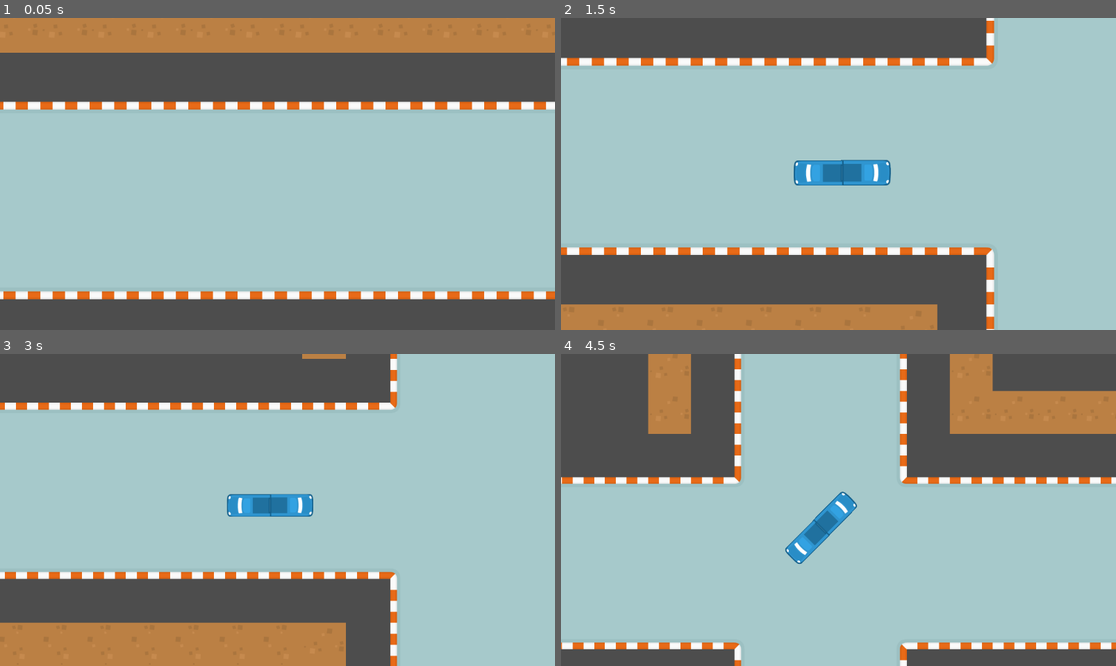
Above: before the commit, frames 1-4 (two rows, left to right).
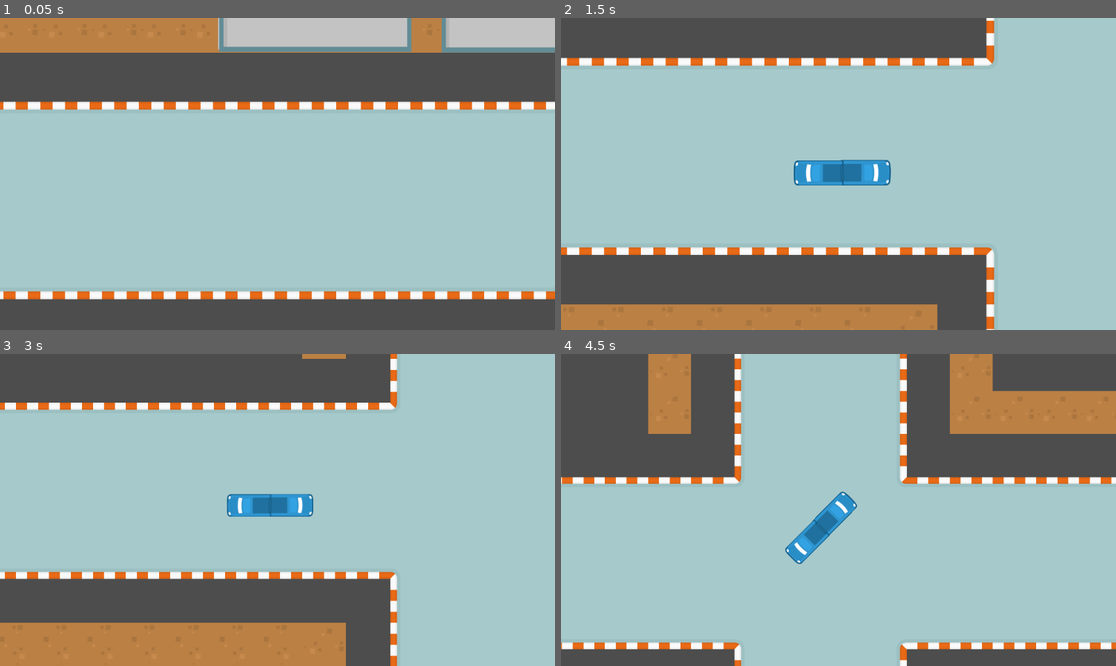
Above: after the commit, the same moments.

Repository: mgardne8/LoopDriver
Game: Godot game, scene res://Assets/Scenes/city_level.tscn
Two runs of this game, one before a commit and one after it. Both use one fixed random seed, a clock stepped at 60 frames per second and the inputs below.
Inputs:
- Up to frame 1 (0.05 s): no input
- Up to frame 2 (1.5 s): hold D (steer_right) 0.53-1.28 s; tap Q (shake) at 0.6, 1.35 s; hold Space (handbrake) from 1.28 s (still down)
- Up to frame 3 (3 s): release Space (handbrake) at 2.03 s; hold D (steer_right) 2.03-2.78 s; tap Q (shake) at 2.1, 2.85 s; hold W (accelerate) from 2.78 s (still down)
- Up to frame 4 (4.5 s): release W (accelerate) at 3.53 s; hold A (steer_left) from 3.53 s (still down); tap Q (shake) at 3.6, 4.35 s

The runs differ from the first frame. In frame 1, 6.1% of the frame differs, in the area x 39-100%, y 0-12%; in frame 2, less than 0.1%; in frame 3, less than 0.1%; in frame 4, less than 0.1%.

Commit message:
improted buildings

Diff:
--- a/Assets/Scenes/city_level.tscn
+++ b/Assets/Scenes/city_level.tscn
@@ -1,8 +1,14 @@
-[gd_scene load_steps=6 format=4 uid="uid://dsla6nr8pr85c"]
+[gd_scene load_steps=12 format=4 uid="uid://dsla6nr8pr85c"]
 
 [ext_resource type="Texture2D" uid="uid://c14hs0pvptwif" path="res://Assets/Art/spritesheet_tiles.png" id="1_i0rqf"]
 [ext_resource type="PackedScene" uid="uid://oxr2ufc5wnr6" path="res://PlayerBus/PlayerBus.tscn" id="2_xx8tv"]
 [ext_resource type="Script" path="res://Assets/Scenes/camera_2d.gd" id="3_gkdqf"]
+[ext_resource type="Texture2D" uid="uid://bgtd857gu0djt" path="res://Assets/Art/Buildings/building.png" id="4_a6rt2"]
+[ext_resource type="Texture2D" uid="uid://dqnuqcg22hf6s" path="res://Assets/Art/Buildings/buildingssb2.png" id="5_by6a4"]
+[ext_resource type="Texture2D" uid="uid://08loph7gfau5" path="res://Assets/Art/Buildings/bulidingg.png" id="6_qnfpa"]
+[ext_resource type="Texture2D" uid="uid://c2bclqamlhk6d" path="res://Assets/Art/Buildings/buildingssoddlb.png" id="7_vo2fp"]
+[ext_resource type="Texture2D" uid="uid://dlxyj2ei8qur5" path="res://Assets/Art/Buildings/h.png" id="8_1g1sn"]
+[ext_resource type="Texture2D" uid="uid://djvcl66wdokvi" path="res://Assets/Art/Buildings/buildinghousegrey.png" id="9_oj2qf"]
 
 [sub_resource type="TileSetAtlasSource" id="TileSetAtlasSource_fda8d"]
 texture = ExtResource("1_i0rqf")
@@ -329,6 +335,8 @@
 [node name="CityLevel" type="Node2D"]
 
 [node name="Map" type="TileMapLayer" parent="."]
+position = Vector2(6.10352e-05, -0.000244141)
+scale = Vector2(1, 1)
 tile_map_data = PackedByteArray("AAD//wMAAAAEAAkAAAD//wQAAAAEAAkAAAD//wUAAAAEAAkAAAD//wYAAAAEAAkAAAD//wcAAAAEAAkAAAABAA …(39712 unchanged characters)…
 tile_set = SubResource("TileSet_hikgi")
 
@@ -339,3 +347,40 @@
 zoom = Vector2(0.5, 0.5)
 script = ExtResource("3_gkdqf")
 player = NodePath("../Player")
+
+[node name="Building" type="Sprite2D" parent="."]
+position = Vector2(471, -536)
+scale = Vector2(1.03727, 1.22432)
+texture = ExtResource("4_a6rt2")
+
+[node name="Buildingssb2" type="Sprite2D" parent="."]
+position = Vector2(533, -2185)
+rotation = 3.14159
+scale = Vector2(0.934995, 0.933688)
+texture = ExtResource("5_by6a4")
+
+[node name="Bulidingg" type="Sprite2D" parent="."]
+position = Vector2(488, -1289)
+scale = Vector2(0.838412, 0.611025)
+texture = ExtResource("6_qnfpa")
+
+[node name="Buildingssoddlb" type="Sprite2D" parent="."]
+position = Vector2(-1162, -771)
+scale = Vector2(1.37778, 1.66157)
+texture = ExtResource("7_vo2fp")
+
+[node name="H" type="Sprite2D" parent="."]
+position = Vector2(924, -3748)
+scale = Vector2(0.545466, 0.534036)
+texture = ExtResource("8_1g1sn")
+
+[node name="H2" type="Sprite2D" parent="."]
+position = Vector2(866, -4294)
+rotation = 1.5708
+scale = Vector2(0.479745, 0.513821)
+texture = ExtResource("8_1g1sn")
+
+[node name="Buildinghousegrey" type="Sprite2D" parent="."]
+position = Vector2(343, -3781)
+scale = Vector2(0.542276, 0.535049)
+texture = ExtResource("9_oj2qf")
--- a/project.godot
+++ b/project.godot
@@ -11,8 +11,8 @@
 [application]
 
 config/name="Loop Bus"
-run/main_scene="uid://dsla6nr8pr85c"
-config/features=PackedStringArray("4.4", "Forward Plus")
+run/main_scene="res://Assets/Scenes/city_level.tscn"
+config/features=PackedStringArray("4.3", "Forward Plus")
 config/icon="res://icon.svg"
 
 [input]
Binary file added: Assets/Art/Buildings/building.png
Not shown, added: Assets/Art/Buildings/building.png.import
Binary file added: Assets/Art/Buildings/buildingSsy2.png
Not shown, added: Assets/Art/Buildings/buildingSsy2.png.import
Binary file added: Assets/Art/Buildings/buildinghousegrey.png
Not shown, added: Assets/Art/Buildings/buildinghousegrey.png.import
Binary file added: Assets/Art/Buildings/buildingssb.png
Not shown, added: Assets/Art/Buildings/buildingssb.png.import
Binary file added: Assets/Art/Buildings/buildingssb2.png
Not shown, added: Assets/Art/Buildings/buildingssb2.png.import
Binary file added: Assets/Art/Buildings/buildingssg.png
Not shown, added: Assets/Art/Buildings/buildingssg.png.import
(and 20 more such lines)
